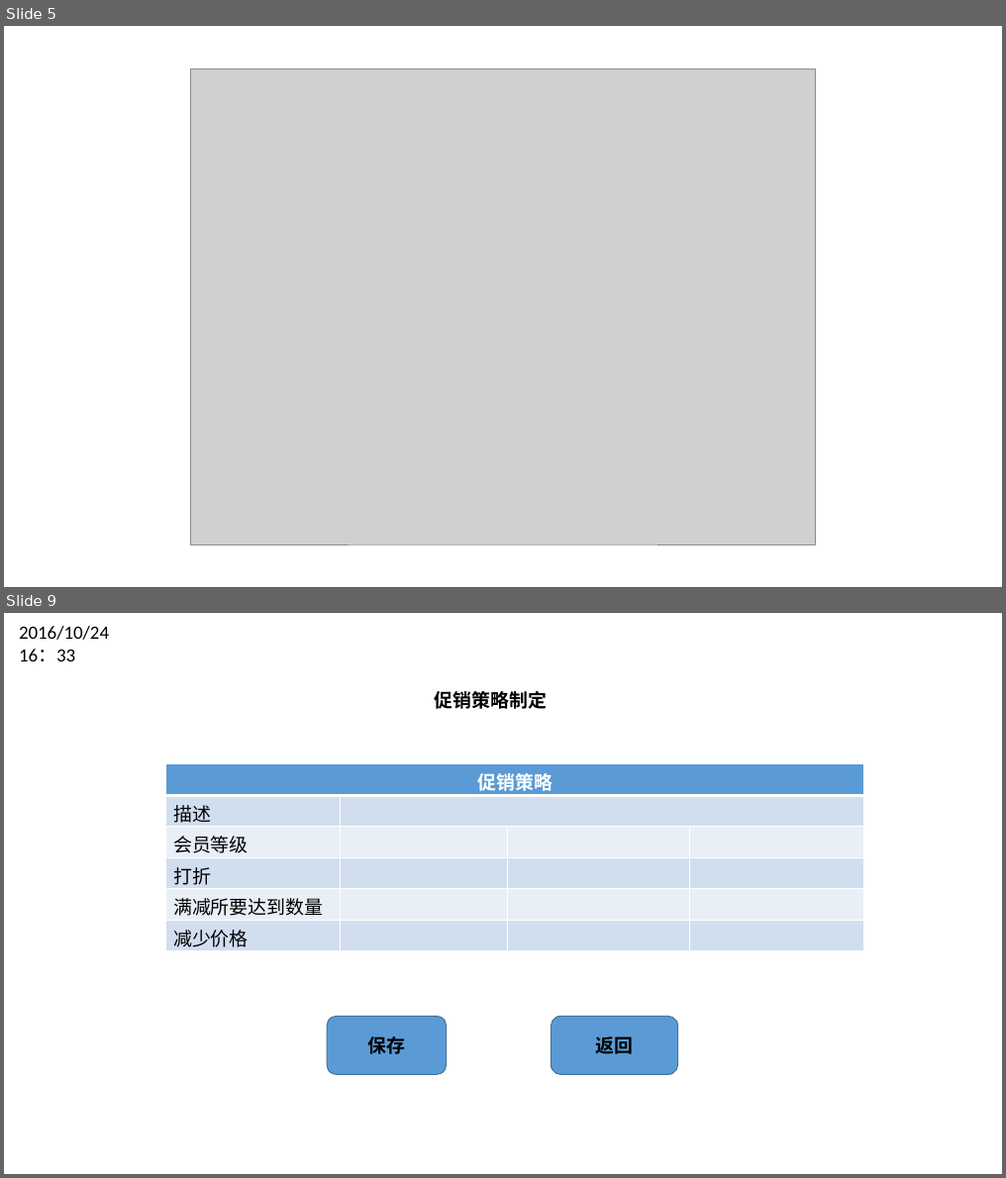
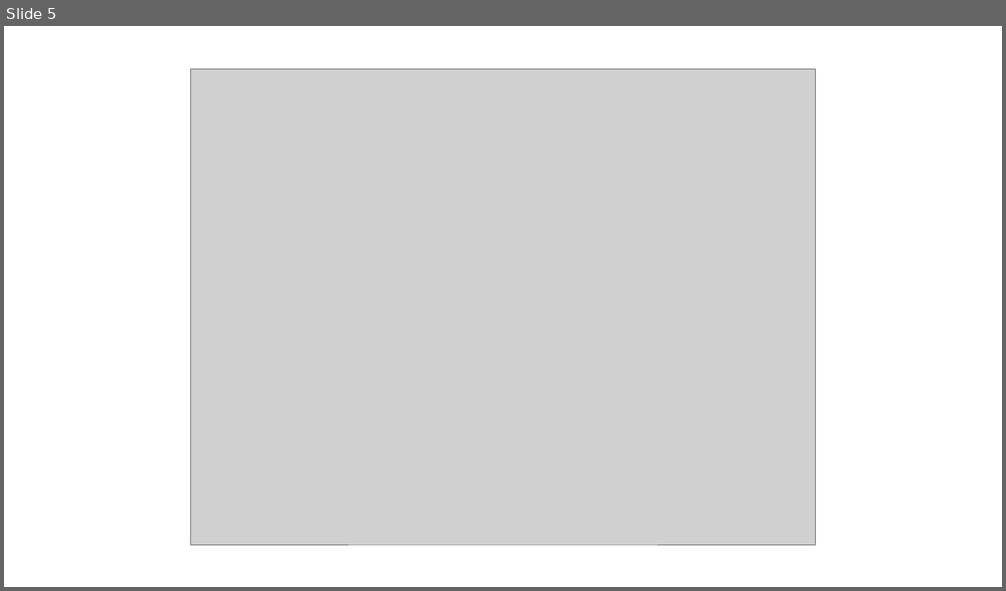
Before and after one commit to feiyunhuang/OHRS, a slide deck: 五：人机交互/酒店工作人员.pptx. Shown one above the other, each under a label of ours: slides 5 and 9 before the commit, slide 5 after it; the slides between them are not shown. The pictures are 1006x1178 and 1006x591 pixels, drawn with LibreOffice and Linux fonts; fonts in the diff are those of the drawing; grey boxes stand for pictures. Boxes give left, top, right and bottom in pixels: in the first picture for what was removed or moved away, otherwise in the second. Text is boxed around its words. In the diff, an @@ line names an element or a change of style, - is before the commit and + after.

```diff
--- a/五：人机交互/酒店工作人员.pptx
+++ b/五：人机交互/酒店工作人员.pptx
@@ slide 9 removed at <box>4,613,1002,1174</box>, background #FFFFFF @@
@@ text removed at <box>19,626,109,662</box> @@
-2016/10/24 16：33
@@ text removed at <box>435,691,547,709</box> @@
-促销策略制定
@@ table removed at <box>165,764,864,952</box>, 6 rows, 4 columns @@
-促销策略 |  |  | 
-描述 |  |  | 
-会员等级 |  |  | 
-打折 |  |  | 
-满减所要达到数量 |  |  | 
-减少价格 |  |  | 
@@ rounded rectangle removed at <box>327,1017,447,1075</box> @@
-保存
@@ rounded rectangle removed at <box>551,1017,678,1075</box> @@
-返回
```
Also in this commit, not shown: 3 other slides removed.
